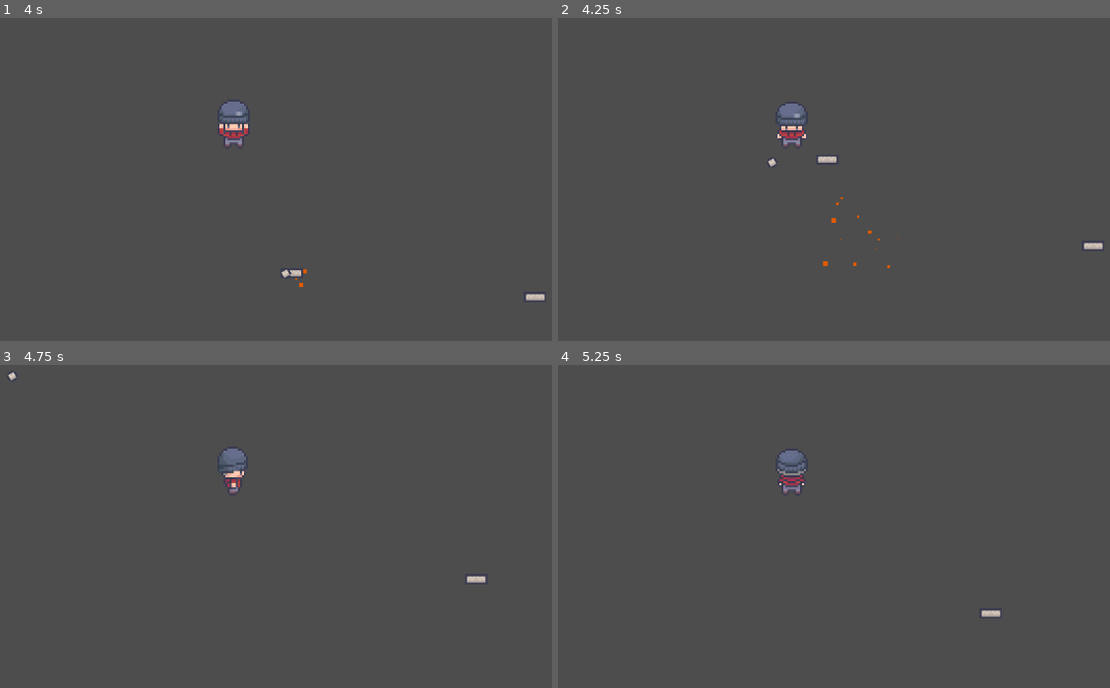
Above: before the commit, frames 1-4 (two rows, left to right).
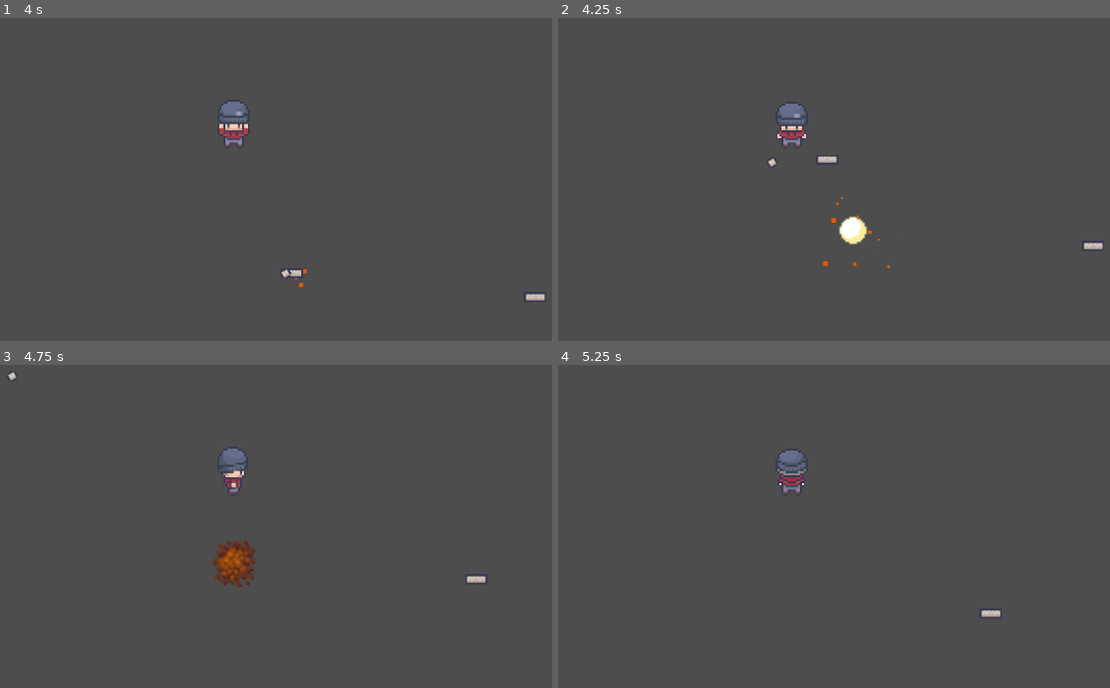
Above: after the commit, the same moments.

Repository: DaDave/JameGam-49
Game: Godot game, scene res://scenes/test.tscn
The game is run twice, just before and just after one commit, with the same random seed, the same clock (stepped at 60 frames per second) and the same inputs.
Inputs:
- Up to frame 1 (4 s): tap Enter (player_interact) at 0.5, 1.35, 2.85, 3.5 s; hold Up (player_up) 0.53-2.03 s; tap Space (player_dodge) at 0.6, 2.1, 2.75, 3.6 s; hold Left (player_left) 2.03-3.53 s; hold S (player_down) from 3.53 s (still down)
- Up to frame 2 (4.25 s): keep holding S (player_down)
- Up to frame 3 (4.75 s): release S (player_down) at 4.28 s; hold D (player_right) from 4.28 s (still down); tap Enter (player_interact) at 4.35 s
- Up to frame 4 (5.25 s): release D (player_right) at 5.03 s; hold Up (player_up) from 5.03 s (still down); tap Space (player_dodge) at 5.1 s

Frame 1 is identical in both runs. In frame 2, 0.3% of the frame differs, in the area x 50-56%, y 61-71%; in frame 3, 0.8%, in the area x 38-47%, y 54-69%; in frame 4, nothing differs.
Error in both runs: Cannot call method 'show' on a null value. (res://scenes/game_manager/game_manager.gd:62)

Commit message:
added sprite explosion

Diff:
--- a/scenes/explosiv_object/computer/computer.tscn
+++ b/scenes/explosiv_object/computer/computer.tscn
@@ -1,9 +1,10 @@
-[gd_scene load_steps=9 format=3 uid="uid://dqbmqn2l31phi"]
+[gd_scene load_steps=28 format=3 uid="uid://dqbmqn2l31phi"]
 
 [ext_resource type="Script" uid="uid://dxdfmoeggswbv" path="res://scenes/explosiv_object/explosion_object.gd" id="1_bn8ib"]
 [ext_resource type="PackedScene" uid="uid://c8twy8ul1endc" path="res://scenes/projectiles/keyboard/keyboard.tscn" id="2_0ncj0"]
 [ext_resource type="Texture2D" uid="uid://x8y7nron08qg" path="res://scenes/explosiv_object/computer/computer.png" id="2_ad2hb"]
 [ext_resource type="PackedScene" uid="uid://dgy83dqvvt4wc" path="res://scenes/projectiles/mouse/mouse.tscn" id="3_hp3h1"]
+[ext_resource type="Texture2D" uid="uid://2henvo8djpfk" path="res://scenes/explosiv_object/explosion (4).png" id="5_wasgj"]
 [ext_resource type="PackedScene" uid="uid://cuf5i3takrtbw" path="res://scenes/explosiv_object/explosion_particles.tscn" id="5_x8w0s"]
 
 [sub_resource type="SpriteFrames" id="SpriteFrames_x8w0s"]
@@ -15,6 +16,136 @@
 "loop": false,
 "name": &"default",
 "speed": 0.0
+}]
+
+[sub_resource type="AtlasTexture" id="AtlasTexture_wasgj"]
+atlas = ExtResource("5_wasgj")
+region = Rect2(0, 128, 32, 32)
+
+[sub_resource type="AtlasTexture" id="AtlasTexture_1j2v7"]
+atlas = ExtResource("5_wasgj")
+region = Rect2(0, 0, 32, 32)
+
+[sub_resource type="AtlasTexture" id="AtlasTexture_k24p2"]
+atlas = ExtResource("5_wasgj")
+region = Rect2(32, 0, 32, 32)
+
+[sub_resource type="AtlasTexture" id="AtlasTexture_akler"]
+atlas = ExtResource("5_wasgj")
+region = Rect2(64, 0, 32, 32)
+
+[sub_resource type="AtlasTexture" id="AtlasTexture_2mj0c"]
+atlas = ExtResource("5_wasgj")
+region = Rect2(96, 0, 32, 32)
+
+[sub_resource type="AtlasTexture" id="AtlasTexture_qd35v"]
+atlas = ExtResource("5_wasgj")
+region = Rect2(0, 32, 32, 32)
+
+[sub_resource type="AtlasTexture" id="AtlasTexture_y2j56"]
+atlas = ExtResource("5_wasgj")
+region = Rect2(32, 32, 32, 32)
+
+[sub_resource type="AtlasTexture" id="AtlasTexture_1gady"]
+atlas = ExtResource("5_wasgj")
+region = Rect2(64, 32, 32, 32)
+
+[sub_resource type="AtlasTexture" id="AtlasTexture_ofogo"]
+atlas = ExtResource("5_wasgj")
+region = Rect2(96, 32, 32, 32)
+
+[sub_resource type="AtlasTexture" id="AtlasTexture_18m7n"]
+atlas = ExtResource("5_wasgj")
+region = Rect2(0, 64, 32, 32)
+
+[sub_resource type="AtlasTexture" id="AtlasTexture_pn0e6"]
+atlas = ExtResource("5_wasgj")
+region = Rect2(32, 64, 32, 32)
+
+[sub_resource type="AtlasTexture" id="AtlasTexture_dux48"]
+atlas = ExtResource("5_wasgj")
+region = Rect2(64, 64, 32, 32)
+
+[sub_resource type="AtlasTexture" id="AtlasTexture_fj2jf"]
+atlas = ExtResource("5_wasgj")
+region = Rect2(96, 64, 32, 32)
+
+[sub_resource type="AtlasTexture" id="AtlasTexture_ybhq1"]
+atlas = ExtResource("5_wasgj")
+region = Rect2(0, 96, 32, 32)
+
+[sub_resource type="AtlasTexture" id="AtlasTexture_a3wm1"]
+atlas = ExtResource("5_wasgj")
+region = Rect2(32, 96, 32, 32)
+
+[sub_resource type="AtlasTexture" id="AtlasTexture_cemnv"]
+atlas = ExtResource("5_wasgj")
+region = Rect2(64, 96, 32, 32)
+
+[sub_resource type="AtlasTexture" id="AtlasTexture_iqmib"]
+atlas = ExtResource("5_wasgj")
+region = Rect2(96, 96, 32, 32)
+
+[sub_resource type="SpriteFrames" id="SpriteFrames_6j7ty"]
+animations = [{
+"frames": [{
+"duration": 1.0,
+"texture": SubResource("AtlasTexture_wasgj")
+}, {
+"duration": 1.0,
+"texture": SubResource("AtlasTexture_1j2v7")
+}, {
+"duration": 1.0,
+"texture": SubResource("AtlasTexture_k24p2")
+}, {
+"duration": 1.0,
+"texture": SubResource("AtlasTexture_akler")
+}, {
+"duration": 1.0,
+"texture": SubResource("AtlasTexture_2mj0c")
+}, {
+"duration": 1.0,
+"texture": SubResource("AtlasTexture_qd35v")
+}, {
+"duration": 1.0,
+"texture": SubResource("AtlasTexture_y2j56")
+}, {
+"duration": 1.0,
+"texture": SubResource("AtlasTexture_1gady")
+}, {
+"duration": 1.0,
+"texture": SubResource("AtlasTexture_ofogo")
+}, {
+"duration": 1.0,
+"texture": SubResource("AtlasTexture_18m7n")
+}, {
+"duration": 1.0,
+"texture": SubResource("AtlasTexture_pn0e6")
+}, {
+"duration": 1.0,
+"texture": SubResource("AtlasTexture_dux48")
+}, {
+"duration": 1.0,
+"texture": SubResource("AtlasTexture_fj2jf")
+}, {
+"duration": 1.0,
+"texture": SubResource("AtlasTexture_ybhq1")
+}, {
+"duration": 1.0,
+"texture": SubResource("AtlasTexture_a3wm1")
+}, {
+"duration": 1.0,
+"texture": SubResource("AtlasTexture_cemnv")
+}, {
+"duration": 1.0,
+"texture": SubResource("AtlasTexture_iqmib")
+}, {
+"duration": 1.0,
+"texture": SubResource("AtlasTexture_wasgj")
+}],
+"loop": false,
+"name": &"default",
+"speed": 16.0
 }]
 
 [sub_resource type="CircleShape2D" id="CircleShape2D_0ncj0"]
@@ -33,9 +164,16 @@
 pixel_for_explosion = 100
 metadata/_custom_type_script = "uid://dxdfmoeggswbv"
 
-[node name="AnimatedSprite2D" type="AnimatedSprite2D" parent="."]
+[node name="Sprite_Object" type="AnimatedSprite2D" parent="."]
 unique_name_in_owner = true
 sprite_frames = SubResource("SpriteFrames_x8w0s")
+
+[node name="Sprite_Explosion" type="AnimatedSprite2D" parent="."]
+unique_name_in_owner = true
+scale = Vector2(2.8125, 2.8125)
+sprite_frames = SubResource("SpriteFrames_6j7ty")
+frame = 17
+frame_progress = 1.0
 
 [node name="Danger_Area2D" type="Area2D" parent="."]
 collision_layer = 2
--- a/scenes/explosiv_object/explosion_object.gd
+++ b/scenes/explosiv_object/explosion_object.gd
@@ -47,7 +47,9 @@
 	queue_free()
 
 func _hide_on_explosion():
-	%AnimatedSprite2D.visible = false
+	%Sprite_Explosion.visible = true
+	%Sprite_Explosion.play()
+	%Sprite_Object.visible = false
 	%Collision_Area2D.collision_layer = 0
 
 func _spawn_projectiles() -> void:
Binary file added: scenes/explosiv_object/explosion (4).png
Not shown, added: scenes/explosiv_object/explosion (4).png.import
